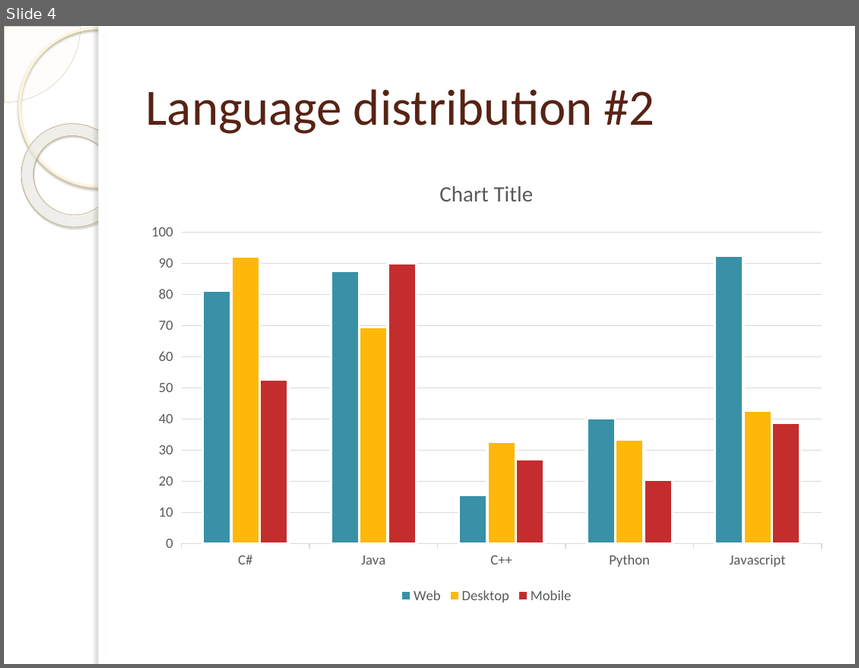
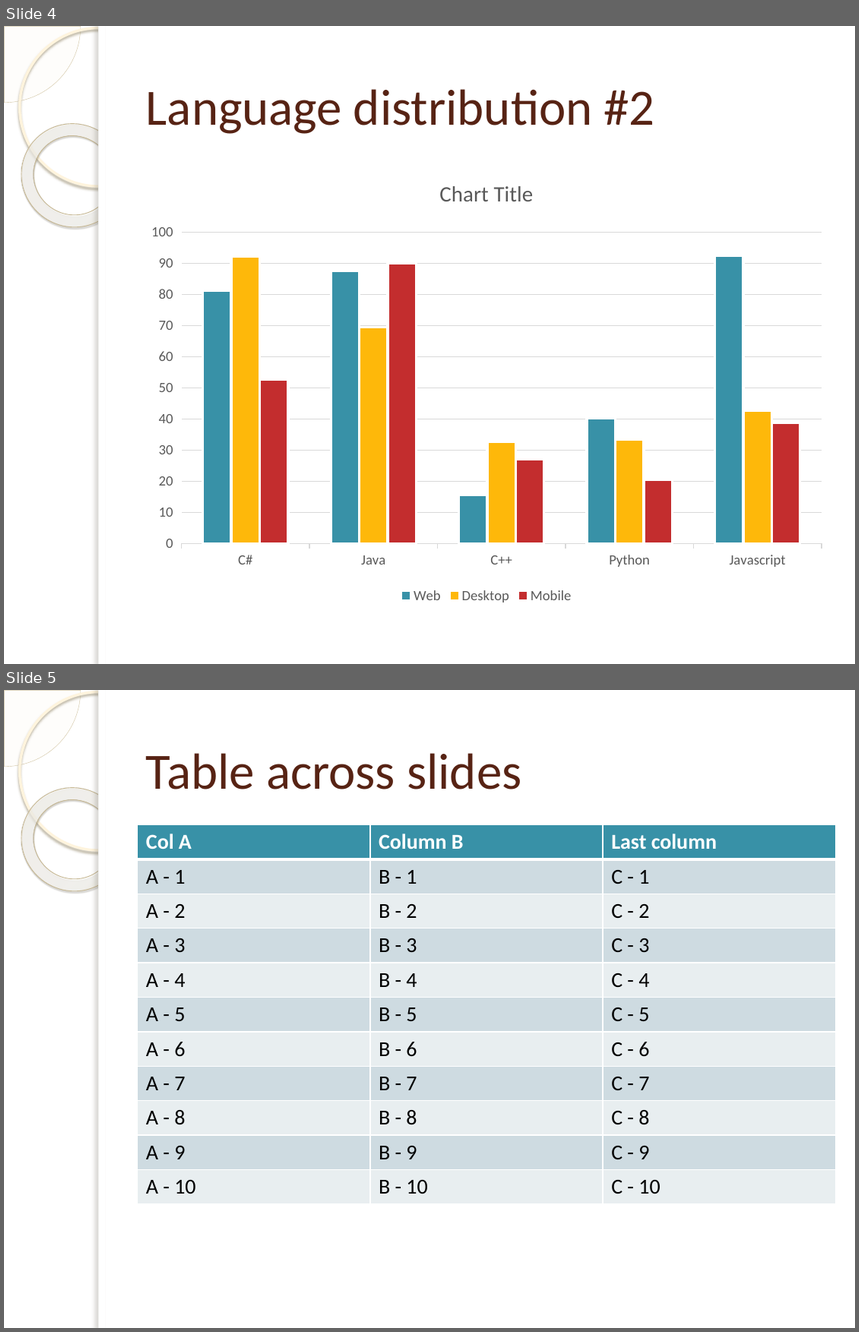
Before and after one commit to ngs-doo/TemplaterExamples, a slide deck: Intermediate/SharedCharts/result.pptx. Shown one above the other, each under a label of ours: slide 4 before the commit, slides 4 and 5 after it. The pictures are 859x668 and 859x1332 pixels, drawn with LibreOffice and Linux fonts; fonts in the diff are those of the drawing; background and template pictures are left out. Boxes give left, top, right and bottom in pixels: in the first picture for what was removed or moved away, otherwise in the second. Text is boxed around its words. In the diff, an @@ line names an element or a change of style, - is before the commit and + after.

Commit message:
Example for splitting table across slides
Due to common request

```diff
--- a/Intermediate/SharedCharts/result.pptx
+++ b/Intermediate/SharedCharts/result.pptx
@@ slide 5 added at box(4, 690, 855, 1328), background picture (left out); not listed: 5 template elements that a slide beside it also shows @@
@@ title added at box(146, 753, 522, 790), 43 pt, text #572314 @@
+Table across slides
@@ table added at box(138, 825, 835, 1197), 11 rows, 3 columns @@
+Col A | Column B | Last column
+A - 1 | B - 1 | C - 1
+A - 2 | B - 2 | C - 2
+A - 3 | B - 3 | C - 3
+A - 4 | B - 4 | C - 4
+A - 5 | B - 5 | C - 5
+A - 6 | B - 6 | C - 6
+A - 7 | B - 7 | C - 7
+A - 8 | B - 8 | C - 8
+A - 9 | B - 9 | C - 9
+A - 10 | B - 10 | C - 10
```
Also in this commit, not shown: 1 other slide added, 5 other files.
